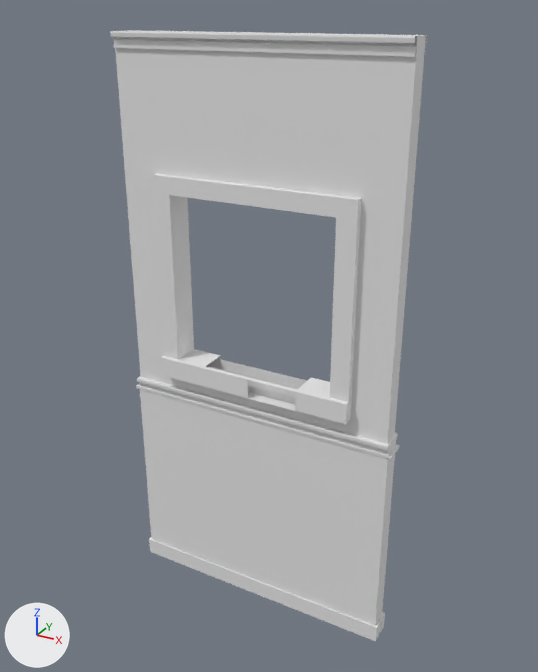
An edit to the FBX model AsymmetricVRWalk/Assets/AsymmetricVR/Art/Models/doubletile_window.fbx, drawn before and after from the same camera.
Both versions are drawn from a 50 mm lens placed at (-5.02, -2.96, 3.09), pointed at (-6.68, 0.05, 1.59). Arrows for +X, +Y and +Z are at lower left; the lights stay in place. Where no turn or scale is listed for an object, it has been applied to the vertices. Vertices at the same position are counted once.

The first picture shows 'double_window_cor'.
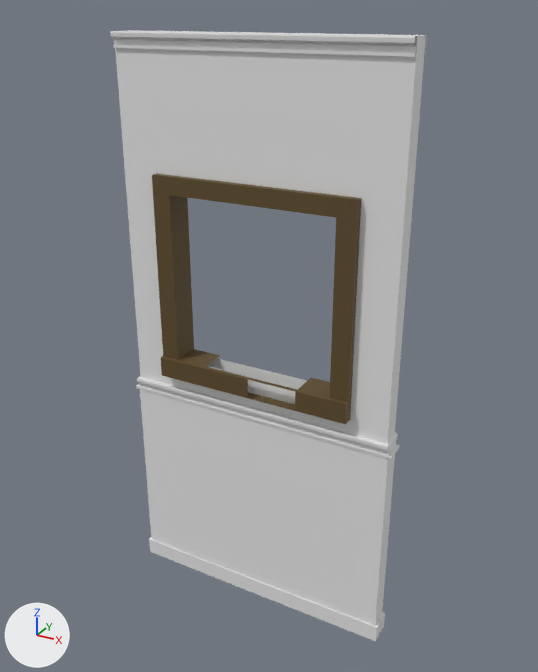
Pixel boxes [x1, y1, x2, y2] of what changed, in the pictures (538 x 672 px):
part 1 of me_cube_035, recoloured (white to brown)
    both: [152, 174, 361, 424]

The change in detail:
Material 'window_frame' (mat_window_frame) is new.
Its base color is (0.114, 0.0723, 0.0222) (brown #5f4c29).
Its roughness is 0.69.
me_cube_035 has 367 vertices, 229 faces and spans x -1.12..0.39, y -0.11..0.07, z 0.0..3.0.
me_cube_035 is used by ob_double_window_cor; location (-6.355, -0.001, -0.001).
me_cube_035 part 1: all 30 faces that had it switch from mat_window_frame_001 (white #e7e7e7) to mat_window_frame (brown #5f4c29).
